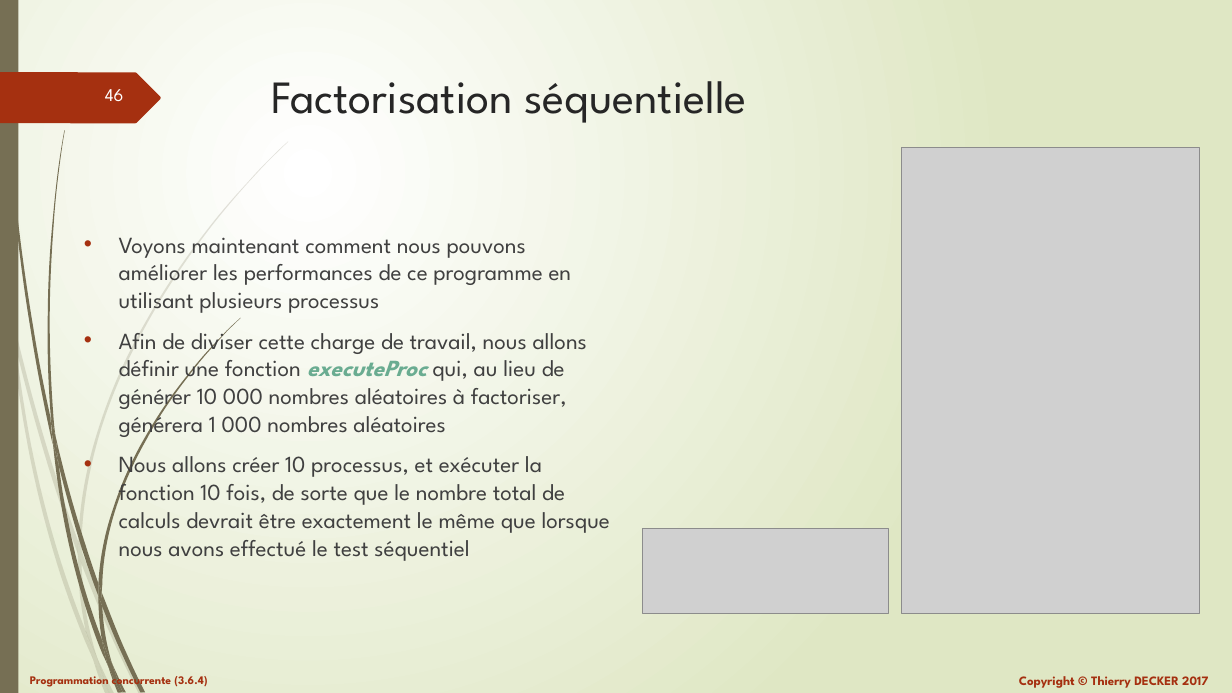
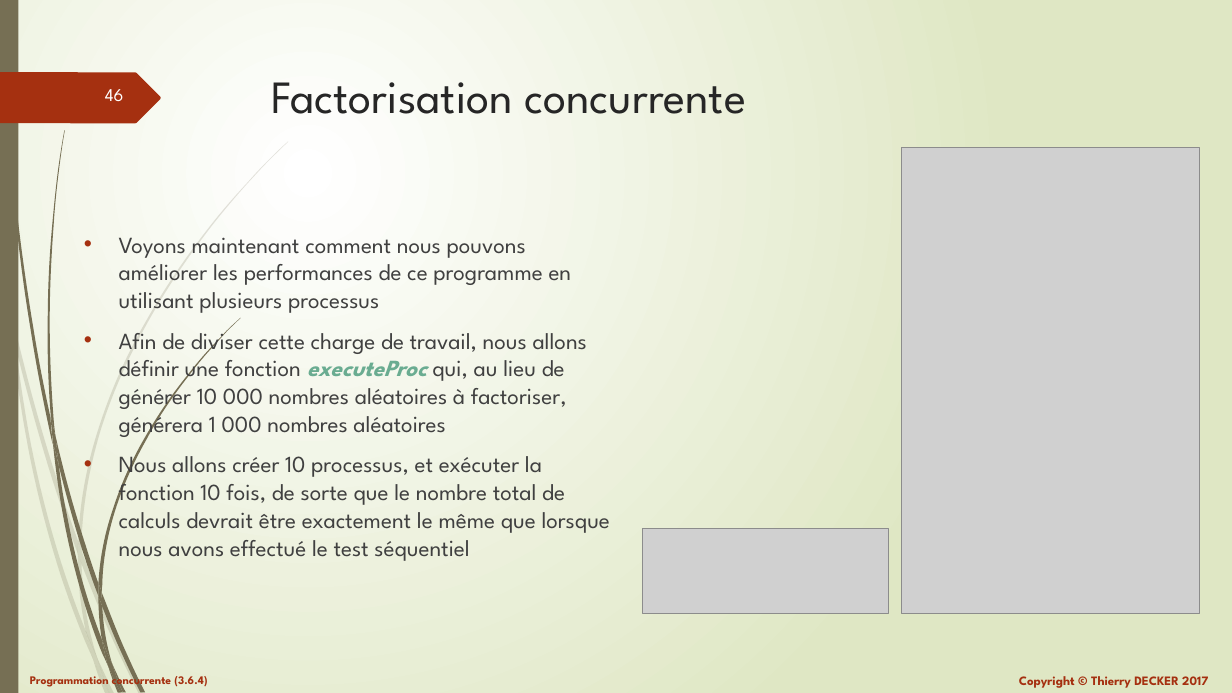
Before and after one commit to VikmanTheRacoon/learning-python, a slide deck: slide 46 of documentations/python-103.pptx. Drawn at 1232x693 pixels with LibreOffice and Linux fonts; fonts in the diff are those of the drawing; grey boxes stand for pictures. Boxes give left, top, right and bottom in pixels: in the first picture for what was removed or moved away, otherwise in the second. Text is boxed around its words. In the diff, an @@ line names an element or a change of style, - is before the commit and + after.

```diff
--- a/documentations/python-103.pptx
+++ b/documentations/python-103.pptx
@@ title at box(271, 82, 746, 114): text changed @@
-Factorisation séquentielle
+Factorisation concurrente
```
Also in this commit, not shown: 13 slides added, 1 other file.
